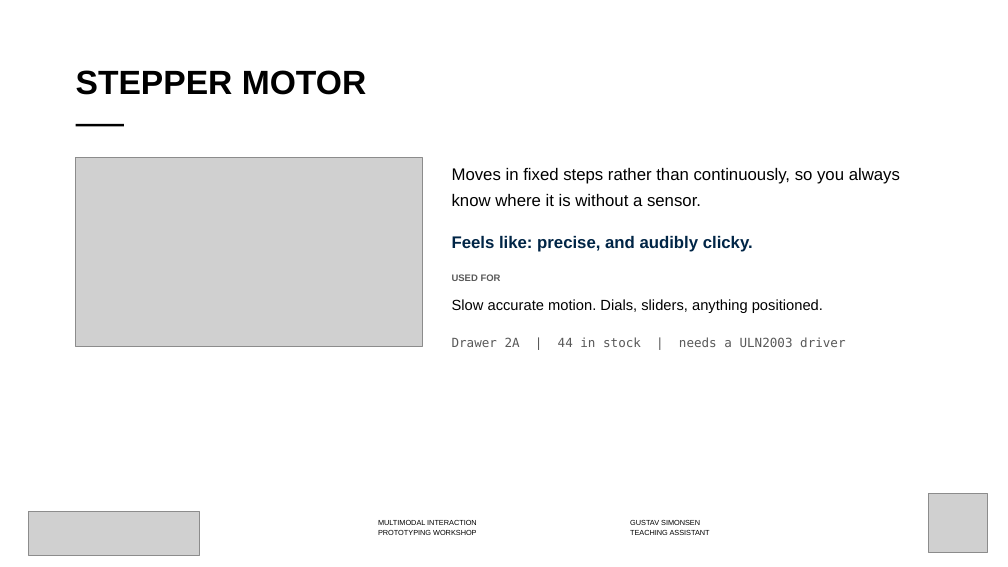
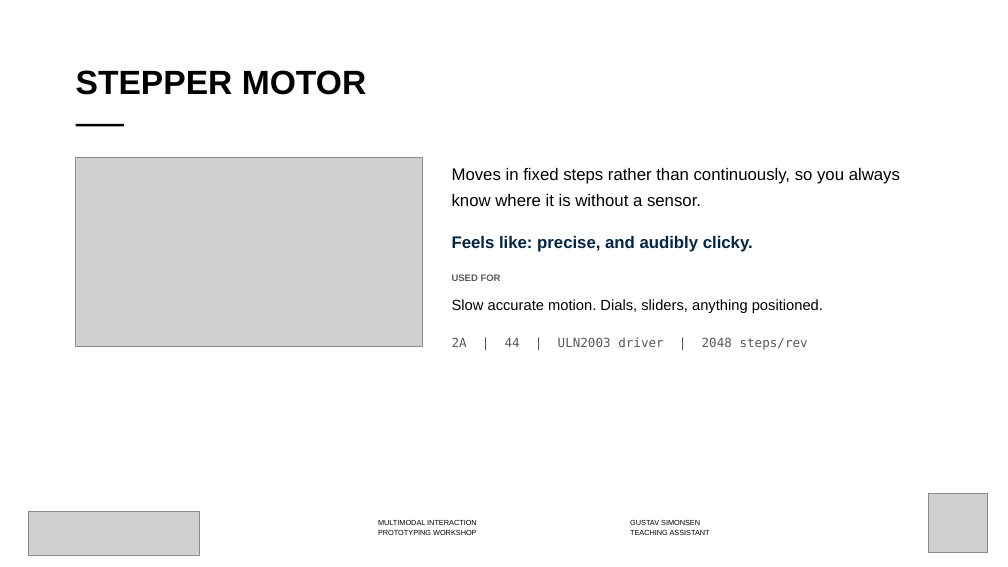
Before and after one commit to labtools-au/multimodal-actuator-workshop, a slide deck: slide 16 of docs/multimodal-actuator-workshop.pptx. Drawn at 1008x567 pixels with LibreOffice and Linux fonts; fonts in the diff are those of the drawing; grey boxes stand for pictures; background and template pictures are left out. Boxes give left, top, right and bottom in pixels: in the first picture for what was removed or moved away, otherwise in the second. Text is boxed around its words. In the diff, an @@ line names an element or a change of style, - is before the commit and + after.

```diff
--- a/docs/multimodal-actuator-workshop.pptx
+++ b/docs/multimodal-actuator-workshop.pptx
@@ text at [452,337,808,350]: text changed @@
-Drawer 2A | 44 in stock | needs a ULN2003 driver
+2A | 44 | ULN2003 driver | 2048 steps/rev
```
Also in this commit, not shown: 2 other slides changed, 9 other files.
